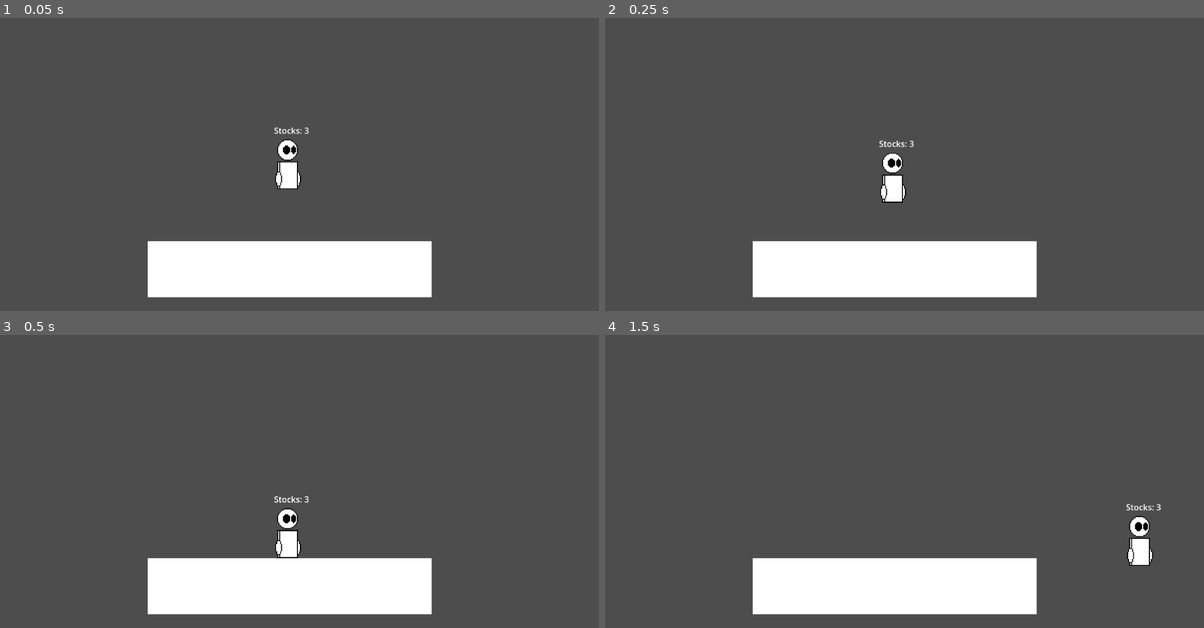
Above: before the commit, frames 1-4 (two rows, left to right).
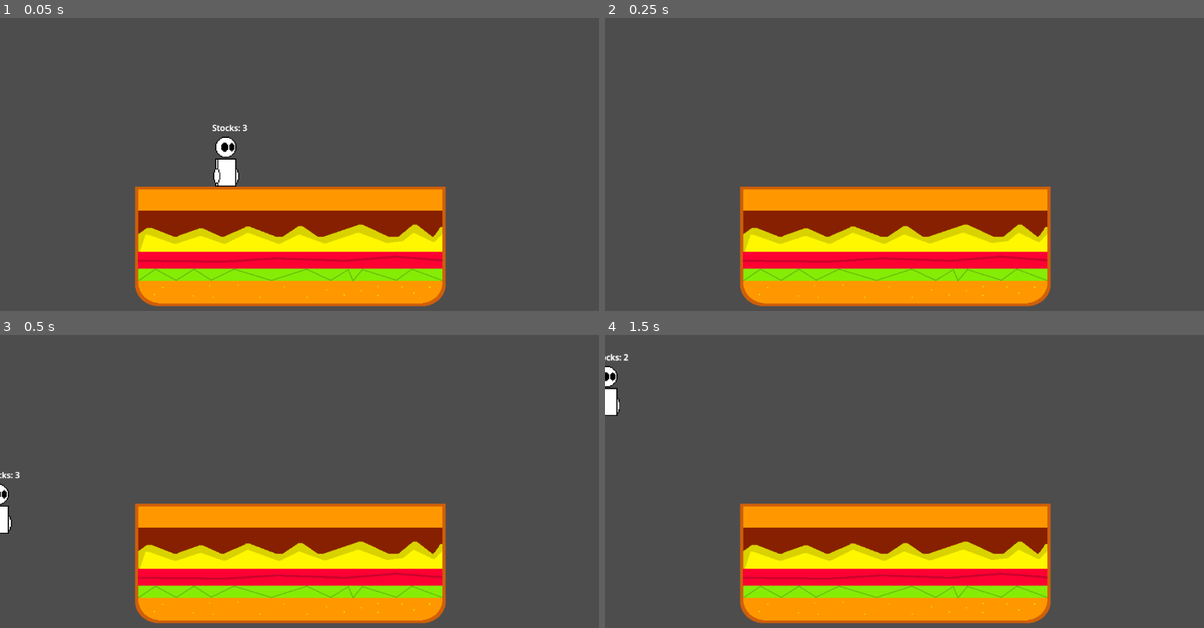
Above: after the commit, the same moments.

Repository: Iteration-Take-3/Godot-Project-Spring2025
Game: Godot game, scene res://scenes/stages/main_stage.tscn
Same seed, same stepped clock (60 frames per second), same inputs: the game is played once before the commit and once after it.
Inputs (mouse positions are in pixels of both pictures, inside the frame that each line leads up to):
- Up to frame 1 (0.05 s): no input
- Up to frame 2 (0.25 s): no input
- Up to frame 3 (0.5 s): no input
- Up to frame 4 (1.5 s): tap Enter at 0.5 s; move the mouse to (1036, 463) at 0.52 s; hold D (Right) from 0.53 s (still down); tap L (Attack) at 0.6, 1.35 s; tap W (Jump) at 0.77 s; move the mouse to (784, 496) at 1.27 s

The runs differ from the first frame. In frame 1, 22% of the frame differs, in the area x 22-75%, y 36-99%; in frame 2, 22%; in frame 3, 21%; in frame 4, 22%.

Commit message:
What the fuck????

Diff:
--- a/spring-game-project-2025/main_stage.gd
+++ b/spring-game-project-2025/main_stage.gd
@@ -1,10 +1,7 @@
 extends Node2D
 
 func _ready():
-	var rng = RandomNumberGenerator.new();
-	var thing = rng.randf_range(0.00, 10.00);
-	print(thing);
-	if thing >= 5:
-		$AltTrack.play();
-	else:
-		$MainTrack.play();
+	music();
+
+func music():
+	pass
--- a/spring-game-project-2025/objects/fighters/dism.tscn
+++ b/spring-game-project-2025/objects/fighters/dism.tscn
@@ -1,15 +1,13 @@
 [gd_scene load_steps=5 format=3 uid="uid://dn05tohiatnjy"]
 
 [ext_resource type="PackedScene" uid="uid://wnv0pgenighl" path="res://objects/fighters/player.tscn" id="1_isbdo"]
-[ext_resource type="Script" path="res://objects/scripts/fighters/dism.gd" id="2_10b7d"]
+[ext_resource type="Script" uid="uid://dtj2n4pjqk2t" path="res://objects/scripts/fighters/dism.gd" id="2_10b7d"]
 [ext_resource type="Texture2D" uid="uid://bccaknaw8ov02" path="res://images/characters/dism/placehold.png" id="3_10b7d"]
 
 [sub_resource type="RectangleShape2D" id="RectangleShape2D_b1exq"]
 size = Vector2(40, 96)
 
-[node name="Player" instance=ExtResource("1_isbdo")]
-collision_layer = 1
-collision_mask = 1
+[node name="Player2" instance=ExtResource("1_isbdo")]
 script = ExtResource("2_10b7d")
 
 [node name="Sprite2D" type="Sprite2D" parent="." index="0"]
--- a/spring-game-project-2025/objects/stages/ledge.tscn
+++ b/spring-game-project-2025/objects/stages/ledge.tscn
@@ -2,15 +2,16 @@
 
 [ext_resource type="Script" uid="uid://brw5hec7jrk0p" path="res://objects/scripts/ledge.gd" id="1_44ug1"]
 
-[sub_resource type="RectangleShape2D" id="RectangleShape2D_uervt"]
+[sub_resource type="RectangleShape2D" id="RectangleShape2D_44ug1"]
 size = Vector2(28, 20)
 
 [node name="Ledge" type="Node2D"]
 
-[node name="Area2D2" type="Area2D" parent="."]
+[node name="Ledge" type="Area2D" parent="."]
 script = ExtResource("1_44ug1")
 
-[node name="CollisionShape2D" type="CollisionShape2D" parent="Area2D2"]
-shape = SubResource("RectangleShape2D_uervt")
+[node name="CollisionShape2D3" type="CollisionShape2D" parent="Ledge"]
+shape = SubResource("RectangleShape2D_44ug1")
 
-[connection signal="area_entered" from="Area2D2" to="Area2D2" method="_on_area_entered"]
+[connection signal="body_entered" from="Ledge" to="Ledge" method="_on_body_entered"]
+[connection signal="body_exited" from="Ledge" to="Ledge" method="_on_body_exited"]
--- a/spring-game-project-2025/project.godot
+++ b/spring-game-project-2025/project.godot
@@ -12,8 +12,14 @@
 
 config/name="Spring Game Project 2025"
 run/main_scene="res://scenes/stages/main_stage.tscn"
-config/features=PackedStringArray("4.3", "Mobile")
+config/features=PackedStringArray("4.4", "Mobile")
 config/icon="res://icon.svg"
+<<<<<<<Updatedupstreamrun/main_scene="uid://ccehww8gd1e5r"
+<<<<<<<HEADrun/main_scene="res://scenes/stages/main_stage.tscn"
+
+[autoload]
+
+Test="*res://scenes/stages/test.tscn"
 
 [global_group]
 
--- a/spring-game-project-2025/scenes/stages/CaseOh.tscn
+++ b/spring-game-project-2025/scenes/stages/CaseOh.tscn
@@ -22,16 +22,16 @@
 scale = Vector2(1.14762, 1.14762)
 texture = ExtResource("2_67sja")
 
-[node name="Stage" type="Node2D" parent="." index="2"]
+[node name="Stage2" type="Node2D" parent="." index="2"]
 
-[node name="Ground" type="StaticBody2D" parent="Stage" index="0"]
+[node name="Ground" type="StaticBody2D" parent="Stage2" index="0"]
 position = Vector2(557, 526)
 
-[node name="Sprite2D" type="Sprite2D" parent="Stage/Ground" index="0"]
+[node name="Sprite2D" type="Sprite2D" parent="Stage2/Ground" index="0"]
 position = Vector2(-16, -161)
 texture = ExtResource("3_iod78")
 
-[node name="CollisionPolygon2D" type="CollisionPolygon2D" parent="Stage/Ground" index="1"]
+[node name="CollisionPolygon2D" type="CollisionPolygon2D" parent="Stage2/Ground" index="1"]
 polygon = PackedVector2Array(-294, 92, -294, -123, -293, -129, -286, -144, -278, -152, -269, -158, -254, -162, 263, -162, 272, -160, 282, -155, 291, -148, 299, -135, 303, -122, 303, 93)
 
 [node name="MainTrack" type="AudioStreamPlayer2D" parent="." index="3"]
--- a/spring-game-project-2025/scenes/stages/main_stage.tscn
+++ b/spring-game-project-2025/scenes/stages/main_stage.tscn
@@ -1,68 +1,16 @@
-[gd_scene load_steps=10 format=3 uid="uid://1da2fmhqu116"]
+[gd_scene load_steps=4 format=3 uid="uid://1da2fmhqu116"]
 
-[ext_resource type="Script" path="res://main_stage.gd" id="1_djkgi"]
-[ext_resource type="Script" path="res://objects/scripts/ledge.gd" id="2_1kogc"]
+[ext_resource type="Script" uid="uid://ddi6xs5luwxrh" path="res://main_stage.gd" id="1_djkgi"]
 [ext_resource type="PackedScene" uid="uid://dn05tohiatnjy" path="res://objects/fighters/dism.tscn" id="3_djkgi"]
-[ext_resource type="AudioStream" uid="uid://c0nd3hdih0p8e" path="res://soundtrack/MogueraTheme.ogg" id="4_dgfnw"]
-[ext_resource type="AudioStream" uid="uid://wod1he3xp1mq" path="res://soundtrack/GezoraTheme.ogg" id="5_itqi2"]
-[ext_resource type="Script" path="res://objects/scripts/blast_zone.gd" id="6_5tv1a"]
-
-[sub_resource type="RectangleShape2D" id="RectangleShape2D_4owyp"]
-size = Vector2(546, 108)
-
-[sub_resource type="RectangleShape2D" id="RectangleShape2D_wl8gn"]
-size = Vector2(28, 20)
-
-[sub_resource type="RectangleShape2D" id="RectangleShape2D_unngw"]
-size = Vector2(1835, 1206)
+[ext_resource type="Script" uid="uid://byc5jpsllo4nx" path="res://objects/scripts/blast_zone.gd" id="6_5tv1a"]
 
 [node name="Main Stage" type="Node2D"]
 script = ExtResource("1_djkgi")
 
-[node name="Stage" type="Node2D" parent="."]
-
-[node name="Ground" type="StaticBody2D" parent="Stage"]
-position = Vector2(557, 526)
-
-[node name="Polygon2D" type="Polygon2D" parent="Stage/Ground"]
-position = Vector2(-447, -185)
-polygon = PackedVector2Array(174, 132, 174, 240, 174, 240, 720, 240, 720, 240, 720, 132, 719, 132)
-
-[node name="CollisionShape2D" type="CollisionShape2D" parent="Stage/Ground"]
-position = Vector2(0, 1)
-shape = SubResource("RectangleShape2D_4owyp")
-
-[node name="Ledge" type="Area2D" parent="Stage/Ground"]
-script = ExtResource("2_1kogc")
-
-[node name="CollisionShape2D" type="CollisionShape2D" parent="Stage/Ground/Ledge"]
-position = Vector2(260, -38)
-shape = SubResource("RectangleShape2D_wl8gn")
-
-[node name="CollisionShape2D3" type="CollisionShape2D" parent="Stage/Ground/Ledge"]
-position = Vector2(-260, -38)
-shape = SubResource("RectangleShape2D_wl8gn")
-
 [node name="Area2D" type="Area2D" parent="."]
 script = ExtResource("6_5tv1a")
-
-[node name="CollisionShape2D" type="CollisionShape2D" parent="Area2D"]
-position = Vector2(570.5, 317)
-shape = SubResource("RectangleShape2D_unngw")
 
 [node name="Player" parent="." instance=ExtResource("3_djkgi")]
 position = Vector2(557, 346)
 
-[node name="MainTrack" type="AudioStreamPlayer2D" parent="."]
-position = Vector2(564, 288)
-stream = ExtResource("4_dgfnw")
-bus = &"Music"
-
-[node name="AltTrack" type="AudioStreamPlayer2D" parent="."]
-position = Vector2(564, 288)
-stream = ExtResource("5_itqi2")
-bus = &"Music"
-
-[connection signal="body_entered" from="Stage/Ground/Ledge" to="Stage/Ground/Ledge" method="_on_body_entered"]
-[connection signal="body_exited" from="Stage/Ground/Ledge" to="Stage/Ground/Ledge" method="_on_body_exited"]
 [connection signal="area_exited" from="Area2D" to="Area2D" method="_on_area_exited"]
--- a/spring-game-project-2025/scenes/stages/test.tscn
+++ b/spring-game-project-2025/scenes/stages/test.tscn
@@ -4,34 +4,34 @@
 [ext_resource type="Texture2D" uid="uid://cgfewmx67pge4" path="res://images/stages/caseoh/case_ground.png" id="2_jufkh"]
 [ext_resource type="PackedScene" uid="uid://dyin2eabn37ey" path="res://objects/stages/ledge.tscn" id="3_xaxsv"]
 
+[sub_resource type="RectangleShape2D" id="RectangleShape2D_voj6e"]
+size = Vector2(597, 230)
+
 [sub_resource type="RectangleShape2D" id="RectangleShape2D_senjr"]
 size = Vector2(1806, 1153)
 
-[sub_resource type="RectangleShape2D" id="RectangleShape2D_voj6e"]
-size = Vector2(597, 230)
+[node name="Main Stage" instance=ExtResource("1_h5oum")]
 
-[node name="Main Stage" instance=ExtResource("1_h5oum")]
+[node name="Stage" type="Node2D" parent="." index="0"]
+
+[node name="Ground" type="StaticBody2D" parent="Stage" index="0"]
+position = Vector2(557, 526)
+
+[node name="Sprite2D" type="Sprite2D" parent="Stage/Ground" index="0"]
+position = Vector2(-19, 71)
+scale = Vector2(1, -0.902721)
+texture = ExtResource("2_jufkh")
+
+[node name="CollisionShape2D" type="CollisionShape2D" parent="Stage/Ground" index="1"]
+position = Vector2(1.5, -43)
+shape = SubResource("RectangleShape2D_voj6e")
 
 [node name="CollisionShape2D2" type="CollisionShape2D" parent="Area2D" index="0"]
 position = Vector2(575, 325)
 shape = SubResource("RectangleShape2D_senjr")
 
-[node name="Stage" type="Node2D" parent="Area2D" index="1"]
-
-[node name="Ground" type="StaticBody2D" parent="Area2D/Stage" index="0"]
-position = Vector2(557, 526)
-
-[node name="Sprite2D" type="Sprite2D" parent="Area2D/Stage/Ground" index="0"]
-position = Vector2(-19, 71)
-scale = Vector2(1, -0.902721)
-texture = ExtResource("2_jufkh")
-
-[node name="CollisionShape2D" type="CollisionShape2D" parent="Area2D/Stage/Ground" index="1"]
-position = Vector2(1.5, -43)
-shape = SubResource("RectangleShape2D_voj6e")
-
-[node name="Ledge" parent="." index="2" instance=ExtResource("3_xaxsv")]
+[node name="Ledge" parent="." index="3" instance=ExtResource("3_xaxsv")]
 position = Vector2(266, 384)
 
-[node name="Ledge2" parent="." index="3" instance=ExtResource("3_xaxsv")]
+[node name="Ledge2" parent="." index="4" instance=ExtResource("3_xaxsv")]
 position = Vector2(850, 384)
Not shown, added: spring-game-project-2025/main_stage.gd.uid
Not shown: 1 places in spring-game-project-2025/objects/fighters/player.tscn that only renumber resources
